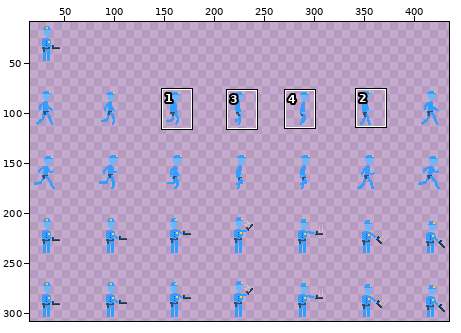
Edited in one commit: sprite sheet (assets/PoliceSheet.png). The picture above shows the old version from afar; the outline marks the close-up.
Close-up. Earlier state:
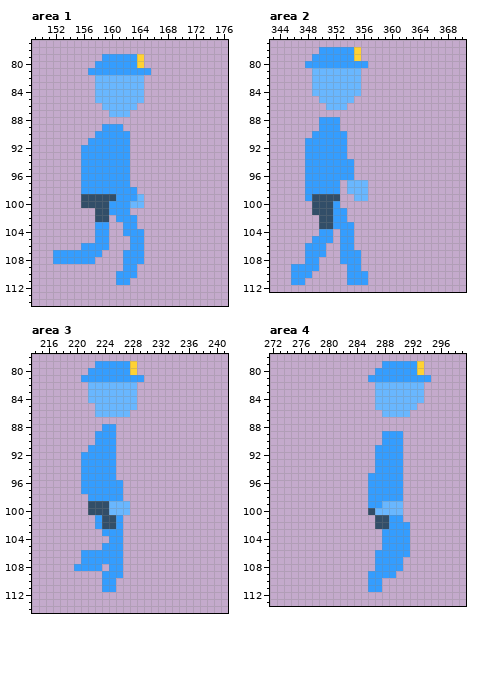
The file is 448x320 pixels. Shown: area 1: x 149..176, y 77..114; area 2: x 343..370, y 77..112; area 3: x 214..241, y 78..114; area 4: x 272..299, y 78..113. The wide view leaves out empty margins. The commit also changed other parts of the picture, which this record leaves out.
New version:
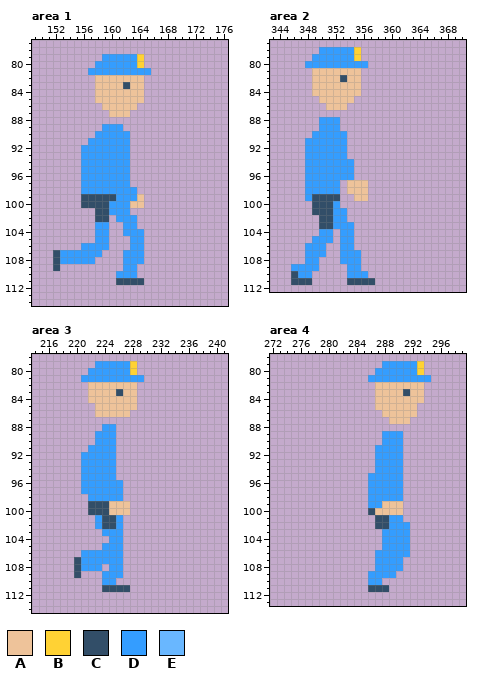
Palette (. is transparent): A #eec39a  B #ffd234  C #324e68  D #349dff  E #69b7ff
The edit:
--- area 1
@@ x 156..166 @@
  81 .DDDDDDDDD.
- 82 ..EEEEEEE..
- 83 ..EEEEEEE..
- 84 ..EEEEEEE..
- 85 ..EEEEEEE..
- 86 ...EEEEE...
- 87 ....EEE....
+ 82 ..AAAAAAA..
+ 83 ..AAAACAA..
+ 84 ..AAAAAAA..
+ 85 ..AAAAAAA..
+ 86 ...AAAAA...
+ 87 ....AAA....
  88 ...........
@@ x 161..166 @@
  98 DDD...
- 99 DDDE..
-100 DDEE..
+ 99 DDDA..
+100 DDAA..
 101 DD....
@@ x 150..166 @@
 106 ......DDDD...DD..
-107 ..DDDDDDD...DDD..
-108 ..DDDDDD....DDD..
-109 ............DD...
+107 ..CDDDDDD...DDD..
+108 ..CDDDDD....DDD..
+109 ..C.........DD...
 110 ...........DDD...
-111 ...........DD....
+111 ...........CCCC..
 112 .................
--- area 2
@@ x 347..357 @@
  80 .DDDDDDDDD.
- 81 ..EEEEEEE..
- 82 ..EEEEEEE..
- 83 ..EEEEEEE..
- 84 ..EEEEEEE..
- 85 ...EEEEE...
- 86 ....EEE....
+ 81 ..AAAAAAA..
+ 82 ..AAAACAA..
+ 83 ..AAAAAAA..
+ 84 ..AAAAAAA..
+ 85 ...AAAAA...
+ 86 ....AAA....
  87 ...........
@@ x 352..358 @@
  96 DDD....
- 97 D.EEE..
- 98 D.EEE..
- 99 C..EE..
+ 97 D.AAA..
+ 98 D.AAA..
+ 99 C..AA..
 100 D......
@@ x 344..359 @@
 109 ..DDDD....DD....
-110 ..DDD.....DDD...
-111 ..DD......DDD...
+110 ..CDD.....DDD...
+111 ..CCC.....CCCC..
 112 ................
--- area 3
@@ x 220..230 @@
  81 .DDDDDDDDD.
- 82 ..EEEEEEE..
- 83 ..EEEEEEE..
- 84 ..EEEEEEE..
- 85 ...EEEEEE..
- 86 ...EEEEE...
+ 82 ..AAAAAAA..
+ 83 ..AAAACAA..
+ 84 ..AAAAAAA..
+ 85 ...AAAAAA..
+ 86 ...AAAAA...
  87 ...........
@@ x 223..229 @@
  98 DDDD...
- 99 CCEEE..
-100 CCEEE..
+ 99 CCAAA..
+100 CCAAA..
 101 DCCD...
@@ x 218..229 @@
 106 ...DDDDDD...
-107 ...DDDDDD...
-108 ..DDDD.DD...
-109 ......DDD...
+107 ..CDDDDDD...
+108 ..CDDD.DD...
+109 ..C...DDD...
 110 ......DD....
-111 ......DD....
+111 ......CCCC..
 112 ............
--- area 4
@@ x 285..295 @@
  81 .DDDDDDDDD.
- 82 ..EEEEEEE..
- 83 ..EEEEEEE..
- 84 ..EEEEEEE..
- 85 ..EEEEEE...
- 86 ...EEEE....
- 87 ...........
+ 82 ..AAAAAAA..
+ 83 ..AAAACAA..
+ 84 ..AAAAAAA..
+ 85 ..AAAAAA...
+ 86 ...AAAAA...
+ 87 ....AAA....
  88 ...........
@@ x 285..292 @@
  98 .DDDDD..
- 99 .DDEEE..
-100 .CEEEE..
+ 99 .DDAAA..
+100 .CAAAA..
 101 ..CCDD..
@@ x 284..290 @@
 110 ..DD...
-111 ..DD...
+111 ..CCC..
 112 .......
